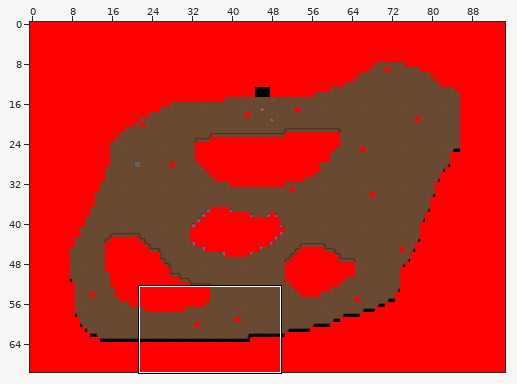
One commit to this Tiled map: resources/maps/trog1.tmx. Above, an overview of the earlier version with the close-up marked.
Close-up. Before the commit:
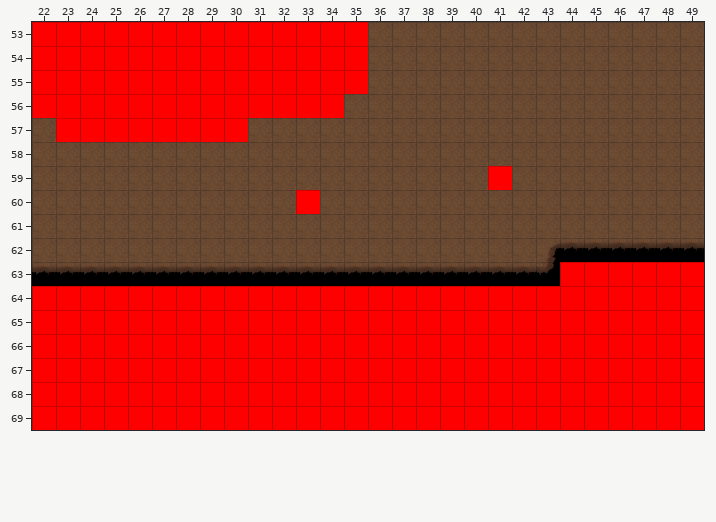
Cells are 32x32 px. Shown: x 22..49, y 53..69. The commit also changed other parts of the map, which this record leaves out. Not drawn, because the pictures are missing: unchanged layer "Background".
The same view after the edit:
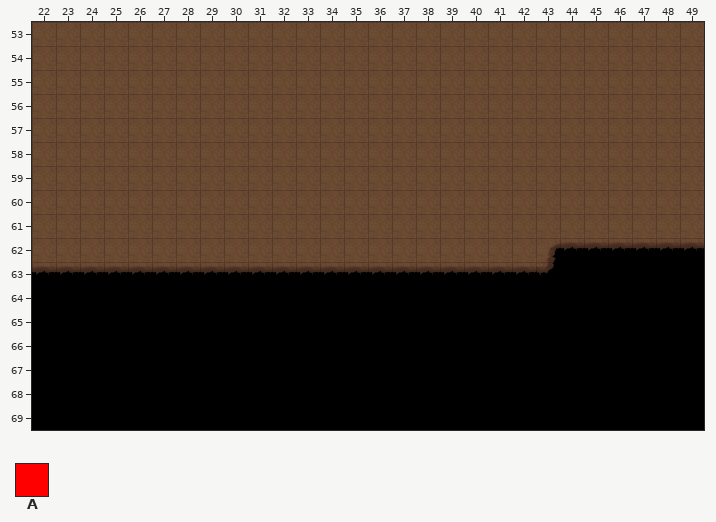
Key: from "Collision": A 1.
_ is an empty cell.
From the commit log: Collision detection works
Change:
Layer "Collision" (now hidden):
Tile A is removed in rows 53 to 55 at x 22 to 35; in row 56 at x 22 to 34; in row 57 at x 23 to 30; in row 59 at x 41; in row 60 at x 33; in row 63 at x 44 to 49.
Tile A is removed in rows 64 to 69 at x 22 to 49.
Pixel boxes of the changes (left, top, right, bottom) in both close-ups:
removed: (32, 22, 368, 142)
removed: (488, 166, 512, 190)
removed: (296, 190, 320, 214)
removed: (32, 262, 704, 430)
